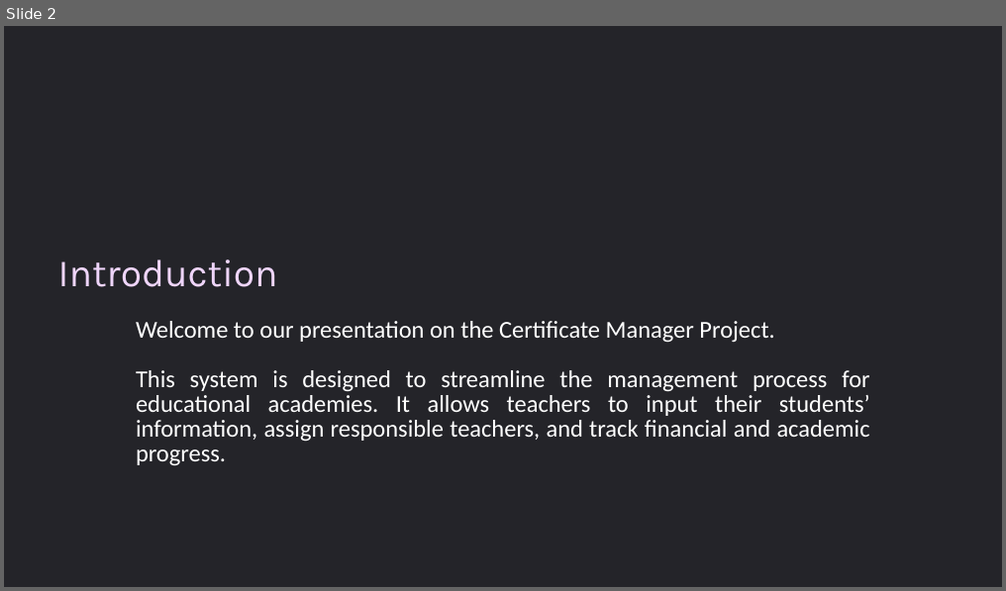
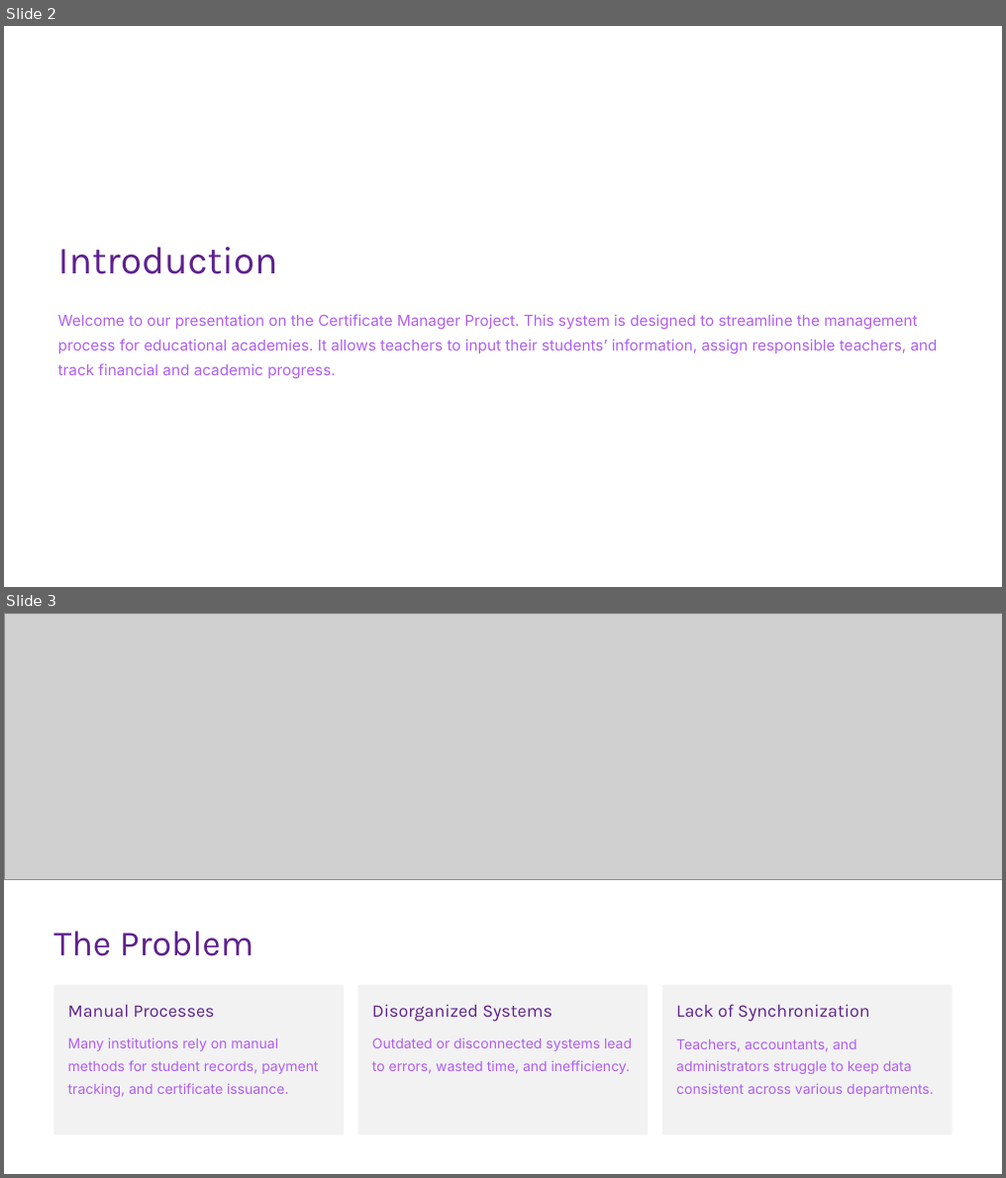
Before and after one commit to Zughayyar/JavaProject-Certificate-Manager, a slide deck: Presentation/Certificate-Manager-Project.pptx. Shown one above the other, each under a label of ours: slide 2 before the commit, slides 2 and 3 after it. The pictures are 1006x591 and 1006x1178 pixels, drawn with LibreOffice and Linux fonts; fonts in the diff are those of the drawing; grey boxes stand for pictures; background and template pictures are left out. Boxes give left, top, right and bottom in pixels: in the first picture for what was removed or moved away, otherwise in the second. Text is boxed around its words. In the diff, an @@ line names an element or a change of style, - is before the commit and + after.

```diff
--- a/Presentation/Certificate-Manager-Project.pptx
+++ b/Presentation/Certificate-Manager-Project.pptx
@@ slide 3 added at [4,613,1002,1174], background #000000; not listed: 1 template element that a slide beside it also shows @@
@@ picture added at [4,613,1002,880] @@
@@ text added at [54,931,254,957], 41 pt, text #5E208E @@
+The Problem
@@ rounded rectangle added at [54,984,344,1135], fill #F2F2F2 @@
@@ rounded rectangle added at [358,984,648,1135], fill #F2F2F2 @@
@@ rounded rectangle added at [662,984,952,1135], fill #F2F2F2 @@
@@ text added at [68,1004,215,1017], 20.5 pt, text #5E208E @@
+Manual Processes
@@ text added at [372,1004,552,1022], 20.5 pt, text #5E208E @@
+Disorganized Systems
@@ text added at [676,1004,870,1022], 20.5 pt, text #5E208E @@
+Lack of Synchronization
@@ text added at [68,1038,318,1097], 16 pt, text #B05EF1 @@
+Many institutions rely on manual methods for student records, payment tracking, and certificate issuance.
@@ text added at [372,1038,632,1074], 16 pt, text #B05EF1 @@
+Outdated or disconnected systems lead to errors, wasted time, and inefficiency.
@@ text added at [676,1040,934,1097], 16 pt, text #B05EF1 @@
+Teachers, accountants, and administrators struggle to keep data consistent across various departments.
@@ rectangle added at [871,1144,1002,1174], fill #FFFFFF, outline #FFFFFF 1 pt @@
@@ slide 2 changed as well @@
@@ rectangle at [4,26,1002,587]: fill #242429 to #FFFFFF @@
@@ text "Introduction": place and size @@
-text "Introduction" at [58,260,278,287]
+text "Introduction" at [58,247,278,274]
@@ text "Introduction" at [58,247,278,274]: text colour #EFD5FA to #5E208E @@
@@ text at [58,314,938,379]: text changed; size 28 to 17.5 pt; font Calibri to Inter; text colour #FFFFFF to #B05EF1 @@
-Welcome to our presentation on the Certificate Manager Project.
-This system is designed to streamline the management process for educational academies. It allows teachers to input their students’ information, assign responsible teachers, and track financial and academic progress.
+Welcome to our presentation on the Certificate Manager Project. This system is designed to streamline the management process for educational academies. It allows teachers to input their students’ information, assign responsible teachers, and track financial and academic progress.
@@ rectangle added at [869,540,1002,587], fill #FFFFFF, outline #FFFFFF 1 pt @@
```
Also in this commit, not shown: 5 other slides changed, 3 other slides added, 4 slides removed, 1 other file.
